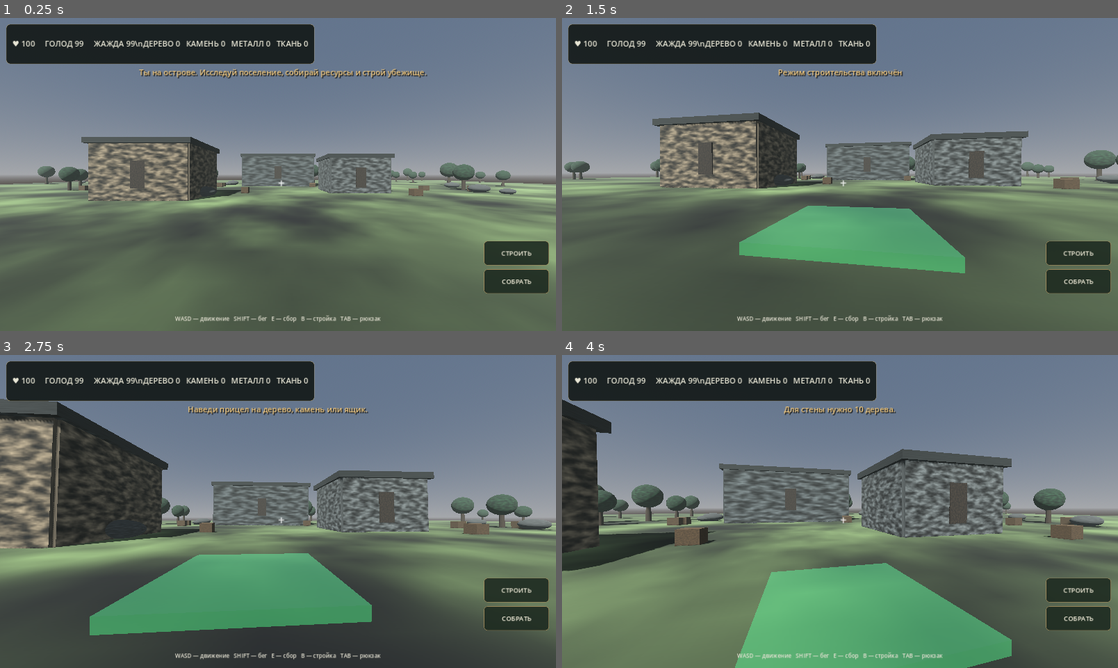
Above: before the commit, frames 1-4 (two rows, left to right).
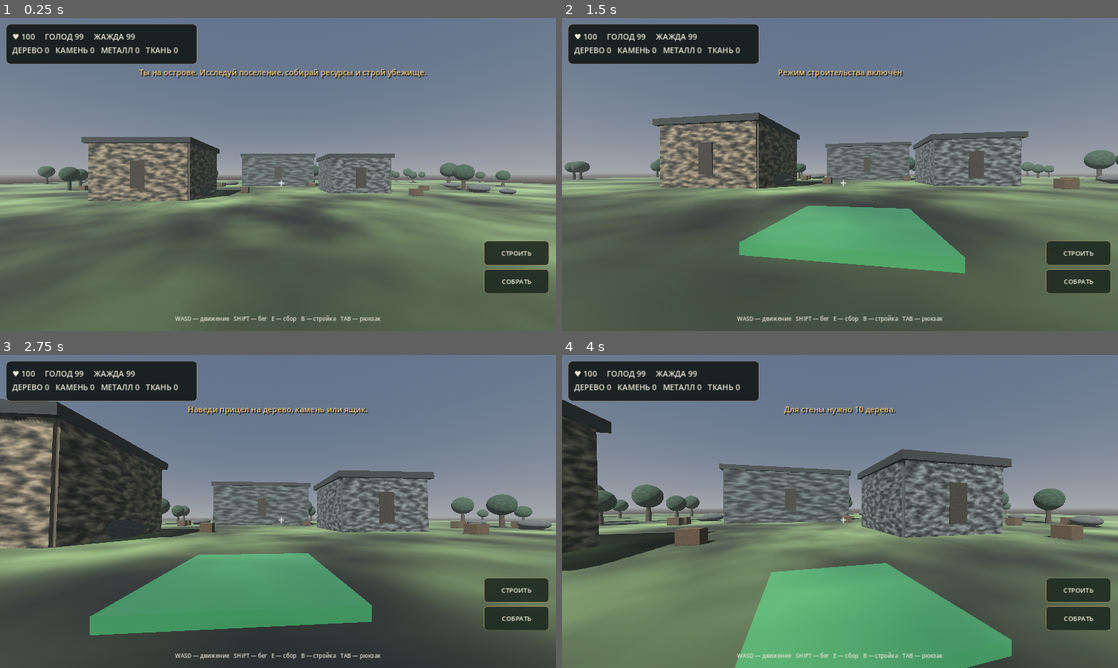
Above: after the commit, the same moments.

Repository: slavaedar12-design/posledniy-rubezh-survival
Game: Godot game, scene res://scenes/Main.tscn
The game is run twice, just before and just after one commit, with the same random seed, the same clock (stepped at 60 frames per second) and the same inputs.
Inputs (mouse positions are in pixels of both pictures, inside the frame that each line leads up to):
- Up to frame 1 (0.25 s): no input
- Up to frame 2 (1.5 s): tap Enter at 0.5 s; move the mouse to (867, 174) at 0.52 s; hold W (move_forward) from 0.53 s (still down); click (867, 174) at 0.6 s; tap Space (jump) at 0.77 s; move the mouse to (812, 174) at 1.27 s; tap B (build) at 1.35 s
- Up to frame 3 (2.75 s): keep holding W (move_forward); tap Space (jump) at 1.52 s; move the mouse to (289, 505) at 2.02 s; tap E (interact) at 2.1 s
- Up to frame 4 (4 s): keep holding W (move_forward); move the mouse to (834, 517) at 2.77 s; tap Shift (sprint) at 2.85 s; click (834, 517) at 2.92 s; tap Space (jump) at 3.02, 3.77 s; move the mouse to (878, 514) at 3.52 s; tap Tab at 3.6 s

The runs differ from the first frame. In frame 1, 3.6% of the frame differs, in the area x 2-57%, y 2-15%; in frame 2, 3.6%; in frame 3, 3.6%; in frame 4, 3.6%.

Commit message:
Correct HUD line break escape

Diff:
--- a/scripts/main.gd
+++ b/scripts/main.gd
@@ -269,7 +269,7 @@
         if is_instance_valid(notice):
             notice.text=notice_text if notice_timer>0 else ""
     if is_instance_valid(hud):
-        hud.text="♥ %d     ГОЛОД %d     ЖАЖДА %d\\nДЕРЕВО %d   КАМЕНЬ %d   МЕТАЛЛ %d   ТКАНЬ %d" % [int(health),int(hunger),int(thirst),inventory["Дерево"],inventory["Камень"],inventory["Металл"],inventory["Ткань"]]
+        hud.text="♥ %d     ГОЛОД %d     ЖАЖДА %d\nДЕРЕВО %d   КАМЕНЬ %d   МЕТАЛЛ %d   ТКАНЬ %d" % [int(health),int(hunger),int(thirst),inventory["Дерево"],inventory["Камень"],inventory["Металл"],inventory["Ткань"]]
     if building:
         var target=player.global_position-player.global_transform.basis.z*5
         preview.global_position=Vector3(round(target.x/2)*2,0.15,round(target.z/2)*2)
